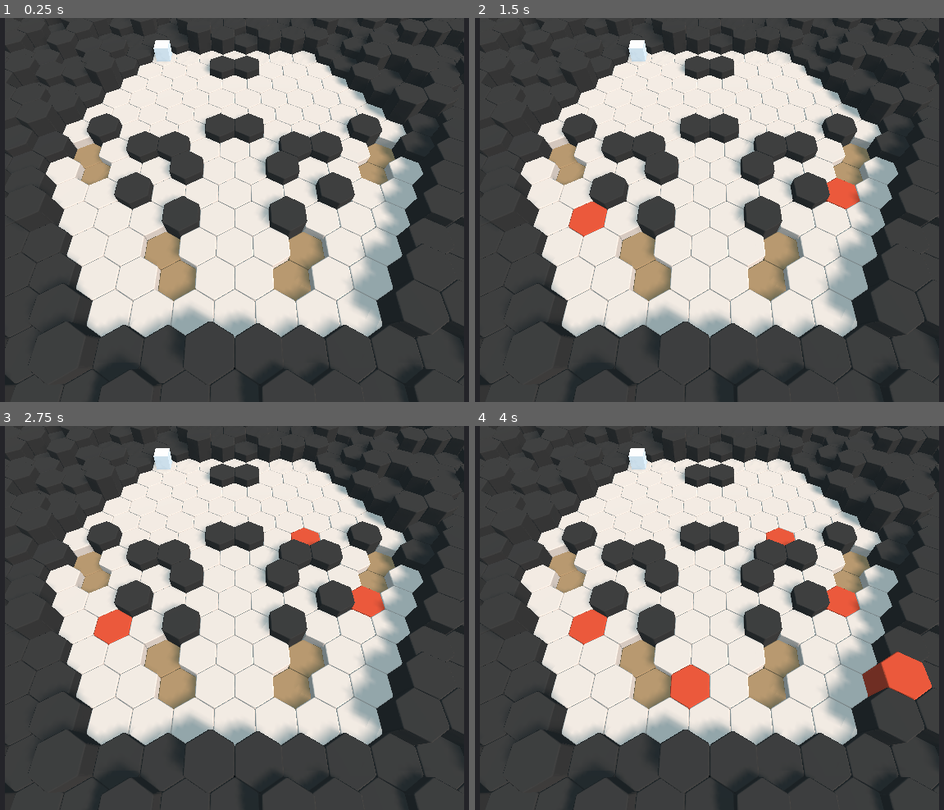
Above: before the commit, frames 1-4 (two rows, left to right).
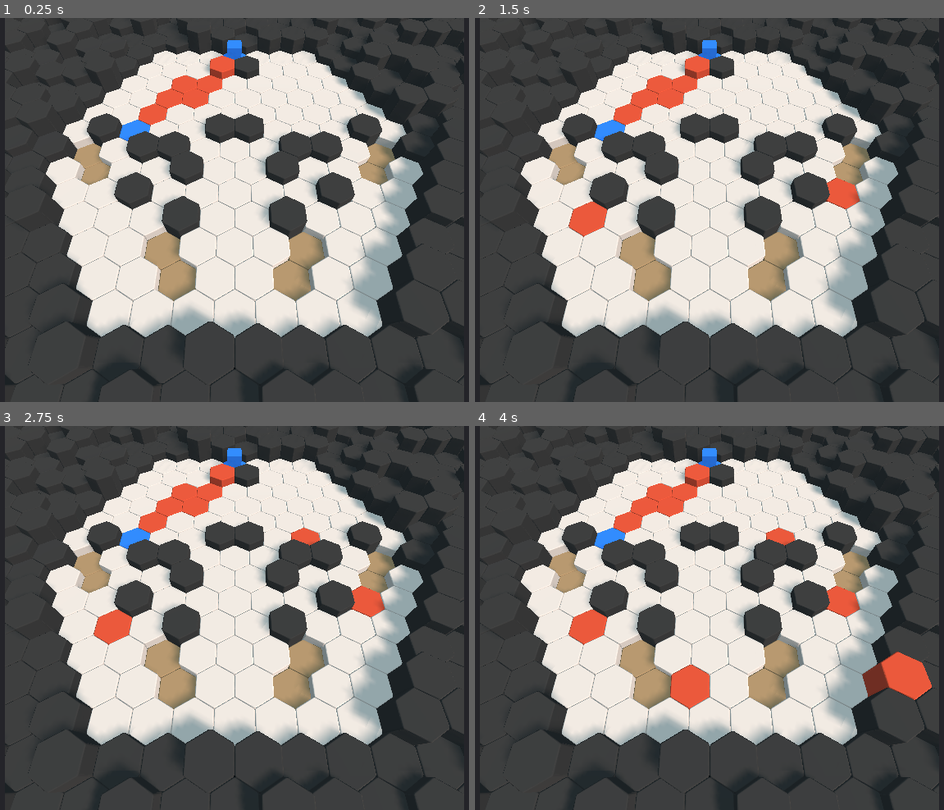
Above: after the commit, the same moments.

Repository: Tess-Qieu/Alakazam-Phoenix
Game: Godot game, scene res://Scenes/BattleScreen.tscn
The game is run twice, just before and just after one commit, with the same random seed, the same clock (stepped at 60 frames per second) and the same inputs.
Inputs (mouse positions are in pixels of both pictures, inside the frame that each line leads up to):
- Up to frame 1 (0.25 s): no input
- Up to frame 2 (1.5 s): tap Enter at 0.5 s; move the mouse to (854, 190) at 0.52 s; click (854, 190) at 0.67 s; tap Space at 1.25 s; move the mouse to (578, 229) at 1.27 s; click (578, 229) at 1.42 s
- Up to frame 3 (2.75 s): tap Enter at 2 s; move the mouse to (300, 533) at 2.02 s; click (300, 533) at 2.17 s
- Up to frame 4 (4 s): tap Space at 2.75 s; move the mouse to (676, 694) at 2.77 s; click (676, 694) at 2.92 s; tap Enter at 3.5 s; move the mouse to (906, 675) at 3.52 s; click (906, 675) at 3.67 s

The runs differ from the first frame. In frame 1, 1.9% of the frame differs, in the area x 25-53%, y 5-33%; in frame 2, 1.9%; in frame 3, 1.9%; in frame 4, 1.9%.

Commit message:
draw_line ok

Diff:
--- a/HexGrid/Scripts/Battle.gd
+++ b/HexGrid/Scripts/Battle.gd
@@ -1,20 +1,29 @@
 extends Spatial
 
 var Character = preload("res://Scenes/Character.tscn")
+var character_1 = null
 
-var character_1 = null
+var rng = RandomNumberGenerator.new()
 
 # Called when the node enters the scene tree for the first time.
 func _ready():
+	rng.randomize()
 	prepare()
+	draw_a_line()
 
 func prepare():
+	var cells_floor = $Map.get_cells_kind('floor')
+	var cell = cells_floor[rng.randi_range(0, len(cells_floor))]
+#	var cell = $Map.get_cell_coord([3,-3], 'oddr')
 	character_1 = Character.instance()
+	character_1.init(cell)
 	add_child(character_1)
-	var cell = $Map.get_cells_kind('floor')[0]
-	put_character_on_map(character_1, cell)
 
-func put_character_on_map(character, cell):
-	character.translation.x = cell.translation.x
-	character.translation.y = 1.5
-	character.translation.z = cell.translation.z
+func draw_a_line():
+	var cells_floor = $Map.get_cells_kind('floor')
+	var cell = cells_floor[rng.randi_range(0, len(cells_floor))]
+	var path = $Map.draw_line(character_1.current_cell, cell)
+	for c in path:
+		c.change_material(Global.materials['clicked'])
+	path[0].change_material(Global.materials['team_blue'])
+	path[-1].change_material(Global.materials['team_blue'])
--- a/HexGrid/Scripts/Cell.gd
+++ b/HexGrid/Scripts/Cell.gd
@@ -1,9 +1,19 @@
 extends Spatial
 
+# Basic info
+var kind
+# Axial coordinates
 var q
 var r
-var kind
-var origin_material
+
+# Cube coordinates
+var x
+var y
+var z
+
+# Odd-r coordinates
+var col
+var row
 
 const CIRCLE_RAY = 1
 const SPACE_BETWEEN = 0
@@ -23,6 +33,17 @@
 	translation.x = q * TRANS_RIGHT.x + r * TRANS_DOWNRIGHT.x
 	translation.z = r * TRANS_DOWNRIGHT.y
 	change_material(Global.materials[kind])
+	compute_cube_coordinates()
+	compute_oddr_coordinates()
+
+func compute_cube_coordinates():
+	x = q
+	z = r
+	y = -x-z
+
+func compute_oddr_coordinates():
+	col = x + (z - (z&1)) / 2
+	row = z
 
 func change_material(material):
 	$Circle.set_surface_material(0, material)
@@ -33,7 +54,7 @@
 		if event.button_index == BUTTON_LEFT and event.pressed == true:
 			# cell clicked
 			change_material(Global.materials['clicked'])
+			print(col, '/', row)
 
 	elif event is InputEventMouseMotion:
-#		print('Cell {0} / {1} motionned !'.format([q, r]))
 		pass
--- a/HexGrid/Scripts/Character.gd
+++ b/HexGrid/Scripts/Character.gd
@@ -1,7 +1,13 @@
 extends Spatial
 
-var max_lifepoint
-var max_move
+var current_cell
 
-var current_lifepoint
-var current_movement
+func init(cell):
+	translation.x = cell.translation.x
+	translation.y = 1.5
+	translation.z = cell.translation.z
+	current_cell = cell
+	change_material(Global.materials['team_blue'])
+
+func change_material(material):
+	$KinematicBody/MeshInstance.set_surface_material(0, material)
--- a/HexGrid/Scripts/Global.gd
+++ b/HexGrid/Scripts/Global.gd
@@ -4,7 +4,8 @@
 				'floor': "e6cab8",
 				'full': '352f2b',
 				'border': '352f2b',
-				'clicked': 'df4828'}
+				'clicked': 'df4828',
+				'team_blue': '2876df'}
 
 func _ready():
 	init_materials()
--- a/HexGrid/Scripts/Map.gd
+++ b/HexGrid/Scripts/Map.gd
@@ -110,6 +110,64 @@
 
 
 
+
+func next_cell_on_line(i, j, cell):
+	var row
+	var col
+	if i == -1 and j == -1 :
+		col = cell.col-1 if cell.row%2==0 else cell.col
+		row = cell.row-1
+	elif i == -1 and j == 1 :
+		col = cell.col-1 if cell.row%2==0 else cell.col
+		row = cell.row+1
+	elif i == 0 and j == -1 :
+		col = cell.col-1
+		row = cell.row
+	elif i == 0 and j == 1 :
+		col = cell.col + 1
+		row = cell.row
+	elif i == 1 and j == -1 :
+		col = cell.col+1 if cell.row%2==1 else cell.col
+		row = cell.row-1
+	elif i == 1 and j == 1 :
+		col = cell.col if cell.row%2==0 else cell.col+1
+		row = cell.row+1
+	return get_cell_coord([col, row], 'oddr')
+
+func draw_line(start, end):
+	# Compute the path between two cells : start and end.
+	var path = []
+	var deltaX = 2*(end.col - start.col) + abs(end.row%2) - abs(start.row%2)
+	var deltaY = end.row - start.row
+	var xSign = -1 if deltaX < 0 else 1
+	var ySign = -1 if deltaY < 0 else 1
+	var gammaX = abs(deltaX)
+	var gammaY = abs(deltaY)
+	var epsilon = -2*gammaX
+	var currentCell = start
+	path += [currentCell]
+	while not currentCell == end :
+		if epsilon >= 0 :
+			currentCell = next_cell_on_line(-1*xSign, ySign, currentCell)
+			epsilon = epsilon - 3*gammaX -3*gammaY
+		else :
+			epsilon += 3*gammaY
+			if epsilon > -1*gammaX :
+				currentCell = next_cell_on_line(xSign, ySign, currentCell)
+				epsilon -= 3*gammaX
+			else :
+				if epsilon < -3*gammaX :
+					currentCell = next_cell_on_line(xSign, -1*ySign, currentCell)
+					epsilon += 3*gammaX
+				else :
+					currentCell = next_cell_on_line(0, xSign, currentCell)
+					epsilon += 3*gammaY
+		if currentCell == null:
+			print('ERROR: cell does not exist.')
+			return path
+		path += [currentCell]
+	return path
+
 func get_cells_kind(kind):
 	var cells = []
 	for q in grid.keys():
@@ -117,3 +175,18 @@
 			if grid[q][r].kind == kind:
 				cells += [grid[q][r]]
 	return cells
+
+func get_cell_coord(coord, coord_type = 'axial'):
+	for q in grid.keys():
+		for r in grid[q].keys():
+			var cell = grid[q][r]
+			if coord_type == 'axial':
+				if q == coord[0] and r == coord[1]:
+					return cell
+			elif coord_type == 'cube':
+				if cell.x == coord[0] and cell.y == coord[1] and cell.z == coord[2]:
+					return cell
+			elif coord_type == 'oddr':
+				if cell.col == coord[0] and cell.row == coord[1]:
+					return cell
+	return null
